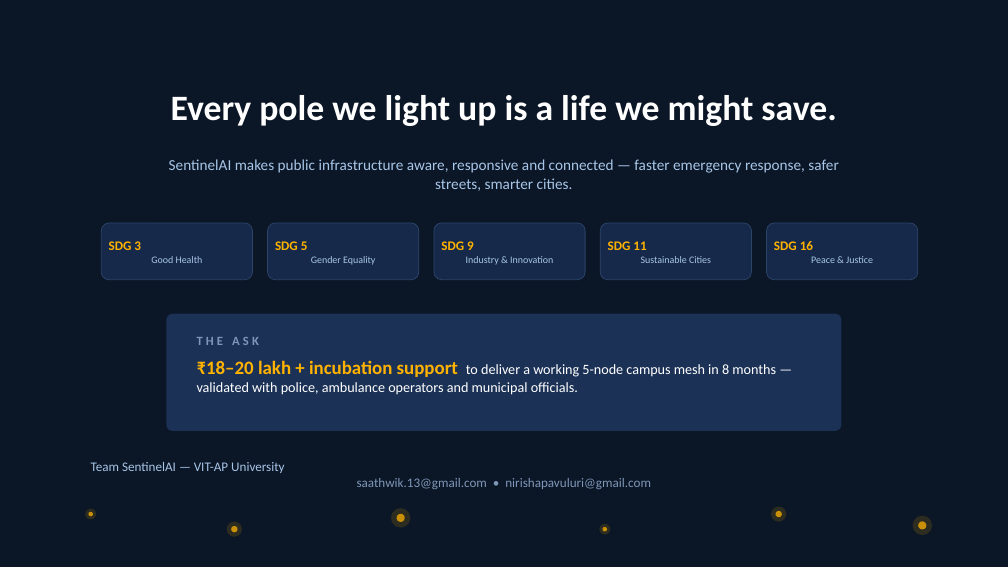
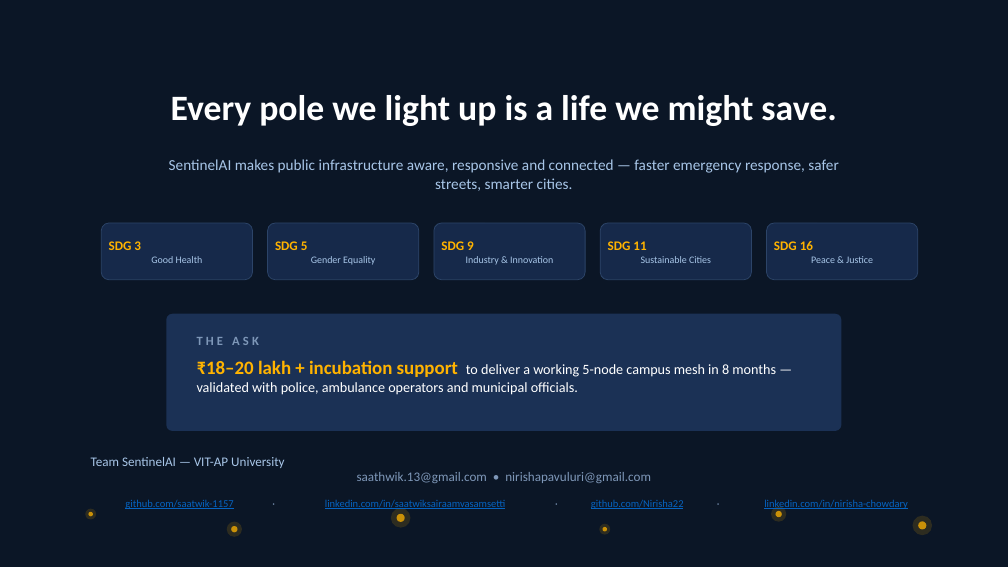
Before and after one commit to saatwik-1157/project_PathAhead, a slide deck: slide 15 of sentinelai/SentinelAI_Execution_Plan.pptx. Drawn at 1008x567 pixels with LibreOffice and Linux fonts; fonts in the diff are those of the drawing. Boxes give left, top, right and bottom in pixels: in the first picture for what was removed or moved away, otherwise in the second. Text is boxed around its words. In the diff, an @@ line names an element or a change of style, - is before the commit and + after.

```diff
--- a/sentinelai/SentinelAI_Execution_Plan.pptx
+++ b/sentinelai/SentinelAI_Execution_Plan.pptx
@@ text "Team SentinelAI — VIT-AP University ...": place and size @@
-text "Team SentinelAI — VIT-AP University ..." at box(91, 462, 651, 489)
+text "Team SentinelAI — VIT-AP University ..." at box(91, 457, 651, 483)
@@ text added at box(125, 500, 233, 509), 10 pt, text #0563C1, underline @@
+github.com/saatwik-1157
@@ text added at box(325, 500, 505, 509), 10 pt, text #0563C1, underline @@
+linkedin.com/in/saatwiksairaamvasamsetti
@@ text added at box(591, 500, 684, 509), 10 pt, text #0563C1, underline @@
+github.com/Nirisha22
@@ text added at box(764, 500, 908, 511), 10 pt, text #0563C1, underline @@
+linkedin.com/in/nirisha-chowdary
```
Also in this commit, not shown: 1 other slide changed, 6 other files.
